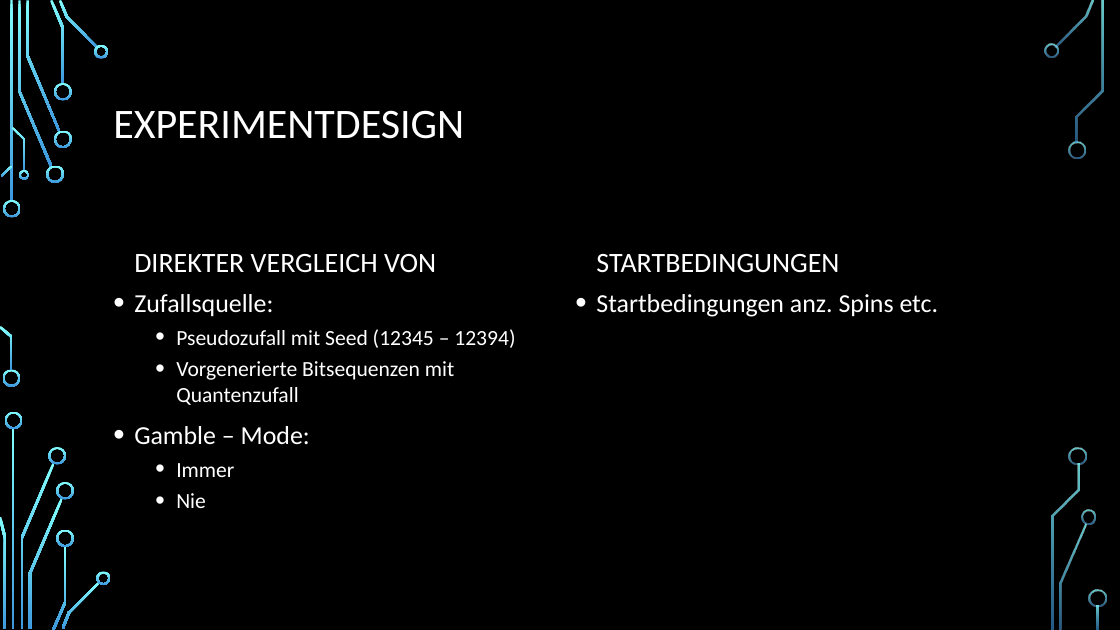
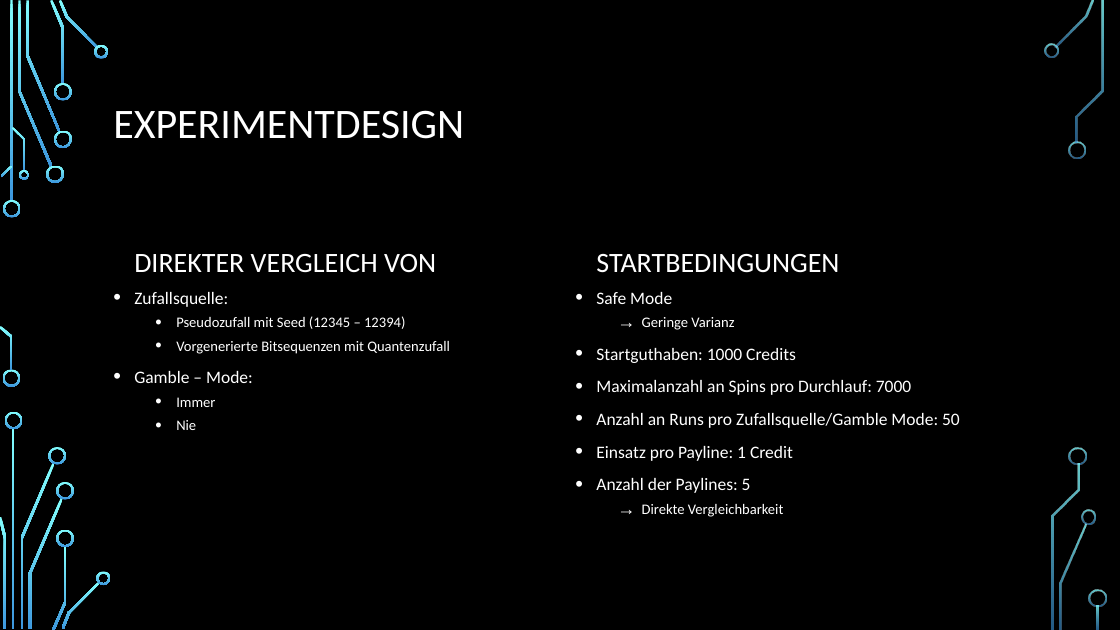
Before and after one commit to freiheits-stack/slot_project, a slide deck: slide 10 of docs/Spiel_Quantenzufall_Präsentation.pptx (slide 12 before the commit). Drawn at 1120x630 pixels with LibreOffice and Linux fonts; fonts in the diff are those of the drawing; background and template pictures are left out. Boxes give left, top, right and bottom in pixels: in the first picture for what was removed or moved away, otherwise in the second. Text is boxed around its words. In the diff, an @@ line names an element or a change of style, - is before the commit and + after.

```diff
--- a/docs/Spiel_Quantenzufall_Präsentation.pptx
+++ b/docs/Spiel_Quantenzufall_Präsentation.pptx
@@ text "Zufallsquelle:" at (134,292,450,430): size 22.2 to 15 pt in "Zufallsquelle:", "Gamble – Mode:"; size 18.5 to 12.5 pt in "Pseudozufall mit Seed (12345 – 12394)", "Vorgenerierte Bitsequenzen mit Quantenzufall", "Immer", "Nie" @@
@@ text at (596,292,960,517): text changed; size 22.2 to 15 pt @@
-• Startbedingungen anz. Spins etc.
+• Safe Mode
+  → Geringe Varianz
+• Startguthaben: 1000 Credits
+• Maximalanzahl an Spins pro Durchlauf: 7000
+• Anzahl an Runs pro Zufallsquelle/Gamble Mode: 50
+• Einsatz pro Payline: 1 Credit
+• Anzahl der Paylines: 5
+  → Direkte Vergleichbarkeit
```
Also in this commit, not shown: 8 other slides changed, 8 slides added, 8 slides removed, 2 other files.
